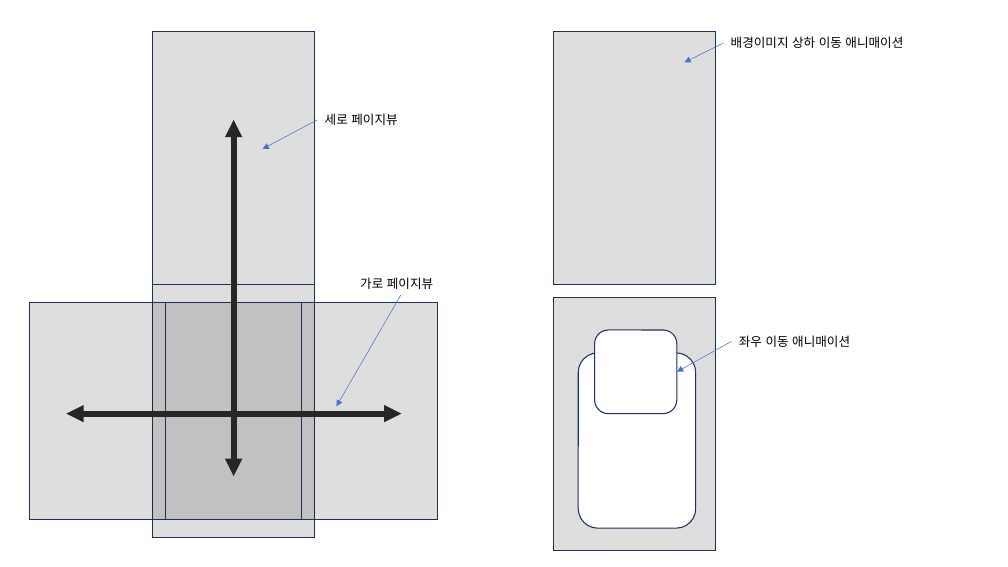
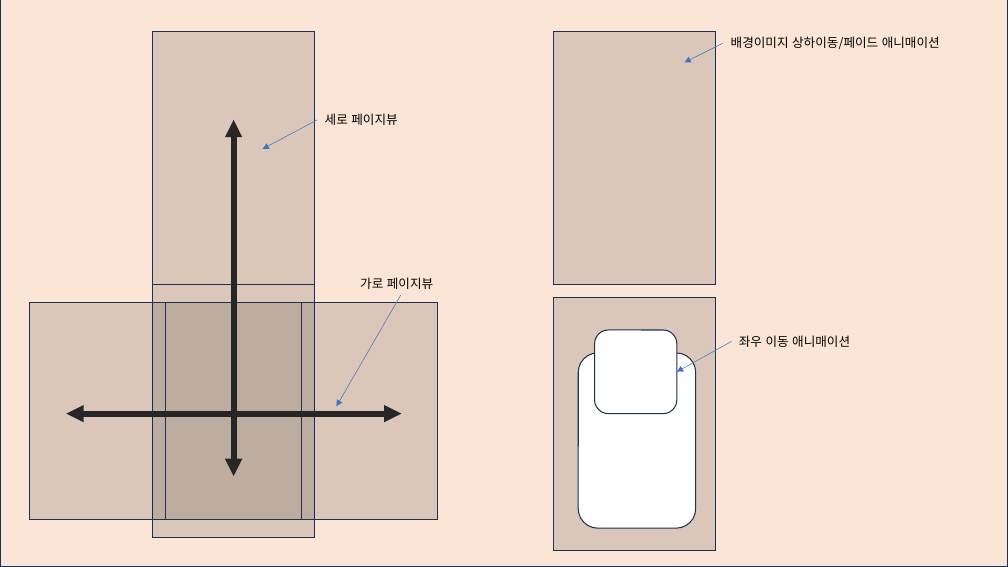
Before and after one commit to samse/flutter_challenge, a slide deck: slide 1 of animation_class/anim_final/졸작프리젠테이션.pptx. Drawn at 1008x567 pixels with LibreOffice and Linux fonts; fonts in the diff are those of the drawing. Boxes give left, top, right and bottom in pixels: in the first picture for what was removed or moved away, otherwise in the second. Text is boxed around its words. In the diff, an @@ line names an element or a change of style, - is before the commit and + after.

```diff
--- a/animation_class/anim_final/졸작프리젠테이션.pptx
+++ b/animation_class/anim_final/졸작프리젠테이션.pptx
@@ rectangle added at (x1=0, y1=0, x2=1008, y2=567), fill #FBE5D6, outline #1E3256 1 pt @@
@@ text at (x1=731, y1=36, x2=940, y2=49): text changed @@
-배경이미지 상하 이동 애니매이션
+배경이미지 상하이동/페이드 애니매이션
```
Also in this commit, not shown: 2 other slides changed, 3 other files.
